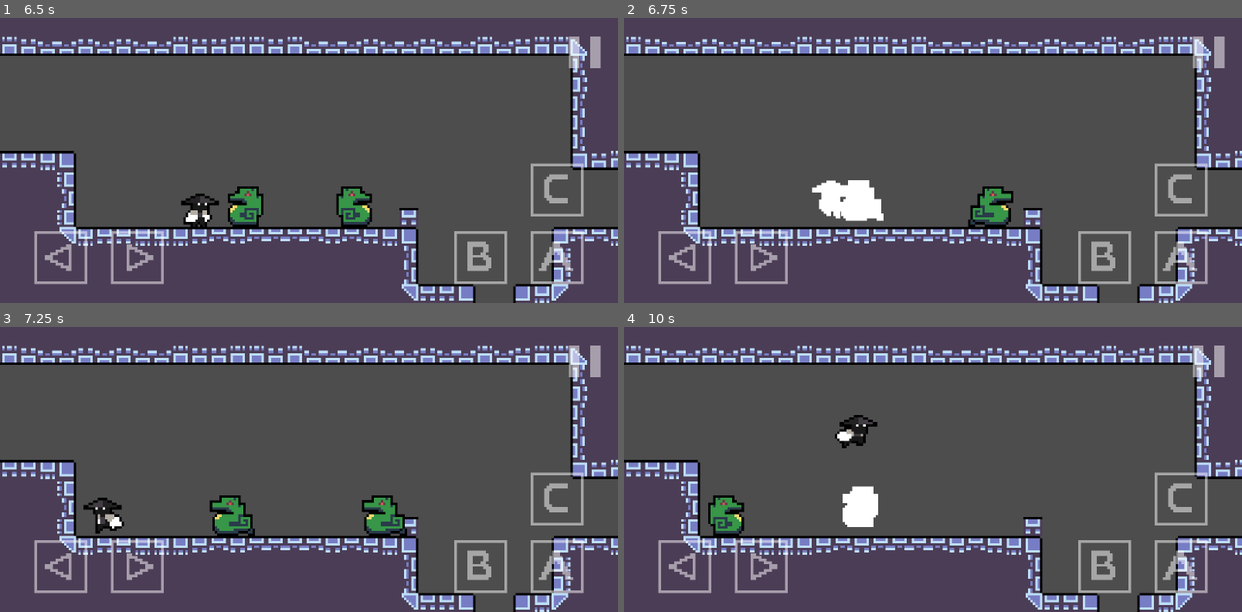
Above: before the commit, frames 1-4 (two rows, left to right).
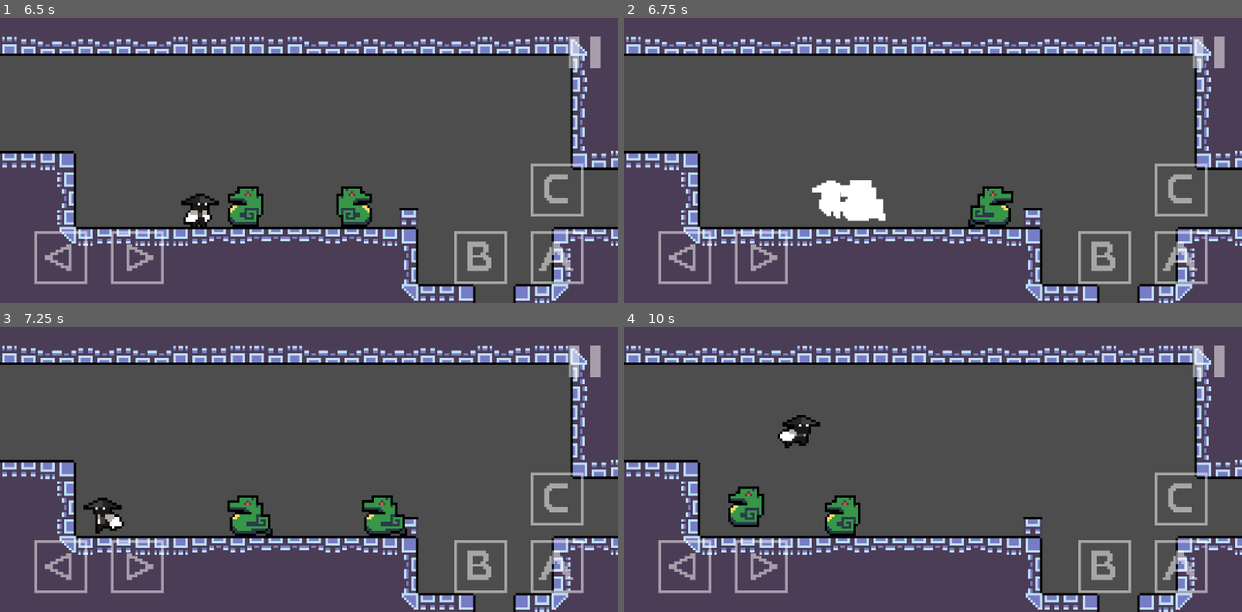
Above: after the commit, the same moments.

Repository: mowen88/mv_v1.1
Game: Godot game, scene res://states/splash_state/splash_state.tscn
Same seed, same stepped clock (60 frames per second), same inputs: the game is played once before the commit and once after it.
Inputs:
- Up to frame 1 (6.5 s): tap Enter at 0.5 s; hold X (attack) 0.53-1.28 s; hold Right (move_right) 0.53-2.03 s; tap Z (jump) at 0.77, 1.52, 3.77, 4.52, 5.27 s; tap X (attack) at 1.35, 2.3, 3.6, 5.3 s; hold Left (move_left) 2.03-2.75 s; hold C (shoot) 2.03-2.75 s; click "New Game" at 2.75 s; hold Right (move_right) 3.53-5.03 s; hold X (attack) 4.28-5.03 s; hold Left (move_left) 5.03-5.78 s; tap C (shoot) at 5.1 s; hold Right (move_right) from 5.78 s (still down); hold X (attack) from 5.78 s (still down)
- Up to frame 2 (6.75 s): release Right (move_right) at 6.53 s; release X (attack) at 6.53 s; hold Left (move_left) from 6.53 s (still down); tap X (attack) at 6.6 s
- Up to frame 3 (7.25 s): keep holding Left (move_left); tap Z (jump) at 6.77 s
- Up to frame 4 (10 s): hold C (shoot) 7.28-8.03 s; tap Z (jump) at 7.52, 8.27, 9.77 s; tap X (attack) at 7.55, 8.1, 9.8 s; release Left (move_left) at 8.03 s; hold Right (move_right) from 8.03 s (still down); hold X (attack) 8.78-9.53 s; tap C (shoot) at 9.6 s

Frame 1 is identical in both runs. In frame 2, 0.1% of the frame differs, in the area x 35-43%, y 56-72%; in frame 3, 1.1%; in frame 4, 3.2%, in the area x 13-42%, y 30-74%.

Commit message:
Implemented knockback component and flash

Diff:
--- a/states/world_state/components/flash_component.gd
+++ b/states/world_state/components/flash_component.gd
@@ -1,11 +1,24 @@
 class_name FlashComponent
 extends Node
 
-@export var sprite: AnimatedSprite2D # Assign your Sprite2D or AnimatedSprite2D here
-@export var flash_duration: float = 0.1
+@export var sprite: AnimatedSprite2D
+@export var hurtbox_component: HurtboxComponent
+@export var flash_duration: float = 0.15
+
+func _ready() -> void:
+	if hurtbox_component:
+		# Connect to a wrapper function to handle the signal arguments
+		hurtbox_component.hit_received.connect(_on_hurtbox_hit)
+
+# This wrapper captures the two arguments emitted by the signal
+func _on_hurtbox_hit(_attacker_pos: Vector2, _knockback_force: float) -> void:
+	play_flash()
 
 func play_flash() -> void:
+	if not sprite:
+		return
+
 	# Use 'material' to access the shader parameters
 	sprite.material.set_shader_parameter("flash_active", true)
-	await get_tree().create_timer(0.3).timeout
+	await get_tree().create_timer(flash_duration).timeout
 	sprite.material.set_shader_parameter("flash_active", false)
--- a/states/world_state/components/hurtbox_component.gd
+++ b/states/world_state/components/hurtbox_component.gd
@@ -1,5 +1,6 @@
+
+class_name HurtboxComponent
 extends Area2D
-class_name HurtboxComponent
 
 signal hit_received(attacker_pos: Vector2)
 
@@ -16,9 +17,8 @@
 	if health_component:
 		health_component.damage(amount)
 
-	#var knockback = force/resistance
+	hit_received.emit(attacker_pos, knockback_force)
 
-	hit_received.emit(attacker_pos, knockback_force)
 	start_invincibility()
 	return true
 
--- a/states/world_state/components/knockback_component.gd
+++ b/states/world_state/components/knockback_component.gd
@@ -1,2 +1,26 @@
 class_name KnockbackComponent
 extends Node
+
+@export var actor: CharacterBody2D
+@export var hurtbox_component: HurtboxComponent
+@export var hit_state: State
+@export var knockback_resistance: float = 1.0
+
+func _ready() -> void:
+	if hurtbox_component:
+		# Connect to a wrapper function to handle the signal arguments
+		hurtbox_component.hit_received.connect(_apply_force)
+
+func _apply_force(attacker_pos: Vector2, force: float) -> void:
+	if not actor:
+		return
+
+	# Physics Logic
+	var dir = sign(actor.global_position.x - attacker_pos.x)
+	actor.velocity.x = (dir * force) / knockback_resistance
+	actor.velocity.y = -100
+
+	# State Logic - only happens if FSM exists
+	var fsm = actor.get_node_or_null("FiniteStateMachine")
+	if fsm and hit_state:
+		fsm.change_state(hit_state.name)
--- a/states/world_state/entities/characters/enemies/walker/walker.gd
+++ b/states/world_state/entities/characters/enemies/walker/walker.gd
@@ -9,26 +9,9 @@
 @onready var knockback_component: KnockbackComponent = $KnockbackComponent
 @onready var flash_component: FlashComponent = $FlashComponent
 
-@onready var knockback_resistance: float = 2.0
-
-var last_attacker_pos: Vector2
 
 func _ready() -> void:
 	health_component.died.connect(_on_died)
-	print(health_component.current_health)
-	hurtbox_component.hit_received.connect(_on_hurtbox_received_damage)
-
-func _on_hurtbox_received_damage(attacker_pos:Vector2, knockback_force:float):
-	last_attacker_pos = attacker_pos
-	fsm.change_state("WalkerHit")
-	flash_component.play_flash()
-	apply_knockback(attacker_pos, knockback_force)
-
-func apply_knockback(attacker_pos:Vector2, knockback_force:float) -> void:
-	var dir = sign(global_position.x - attacker_pos.x)
-	var final_force = knockback_force/knockback_resistance
-	velocity.x = dir * final_force
-	velocity.y = -100
 
 #Testing with input - to be deleted for shipping !!!!
 func _unhandled_input(event: InputEvent) -> void:
--- a/states/world_state/entities/characters/enemies/walker/walker.tscn
+++ b/states/world_state/entities/characters/enemies/walker/walker.tscn
@@ -113,10 +113,14 @@
 [node name="MoveComponent" parent="." unique_id=235093058 instance=ExtResource("8_ctpbx")]
 speed = 25.0
 
-[node name="KnockbackComponent" parent="." unique_id=384703253 instance=ExtResource("10_gsglv")]
+[node name="KnockbackComponent" parent="." unique_id=384703253 node_paths=PackedStringArray("actor", "hurtbox_component", "hit_state") instance=ExtResource("10_gsglv")]
+actor = NodePath("..")
+hurtbox_component = NodePath("../HurtboxComponent")
+hit_state = NodePath("../FiniteStateMachine/WalkerHit")
 
-[node name="FlashComponent" parent="." unique_id=664279283 node_paths=PackedStringArray("sprite") instance=ExtResource("11_mmfun")]
+[node name="FlashComponent" parent="." unique_id=664279283 node_paths=PackedStringArray("sprite", "hurtbox_component") instance=ExtResource("11_mmfun")]
 sprite = NodePath("../AnimatedSprite2D")
+hurtbox_component = NodePath("../HurtboxComponent")
 
 [node name="HurtboxComponent" parent="." unique_id=580697701 node_paths=PackedStringArray("health_component") instance=ExtResource("9_ctpbx")]
 health_component = NodePath("../HealthComponent")
--- a/states/world_state/entities/characters/player/player.gd
+++ b/states/world_state/entities/characters/player/player.gd
@@ -14,14 +14,8 @@
 @onready var flash_component: FlashComponent = $FlashComponent
 
 @onready var sword = $SwordScene
-@onready var knockback_resistance: float = 1.0
-
-var last_attacker_pos: Vector2
 
 var jump_counter: int = 0
-
-func _ready() -> void:
-	hurtbox_component.hit_received.connect(_on_hurtbox_received_damage)
 
 func flash_player() -> void:
 	flash_component.play_flash()
@@ -35,18 +29,6 @@
 	# If not input locked, set direction as per the relevant input
 	move_component.direction = Input.get_axis("move_left", "move_right")
 
-func _on_hurtbox_received_damage(attacker_pos:Vector2, knockback_force:float):
-	last_attacker_pos = attacker_pos
-	fsm.change_state("PlayerHit")
-	flash_component.play_flash()
-	apply_knockback(attacker_pos, knockback_force)
-
-func apply_knockback(attacker_pos:Vector2, knockback_force:float) -> void:
-	var dir = sign(global_position.x - attacker_pos.x)
-	var final_force = knockback_force/knockback_resistance
-	velocity.x = dir * final_force
-	velocity.y = -100
-
 # Testing inputs - not to be shipped !!!!
 func _unhandled_input(event: InputEvent) -> void:
 	if InputManager.input_lock:
--- a/states/world_state/entities/characters/player/player.tscn
+++ b/states/world_state/entities/characters/player/player.tscn
@@ -309,12 +309,14 @@
 [node name="HealthComponent" parent="." unique_id=1333011245 instance=ExtResource("17_yrv70")]
 max_health = 5
 
-[node name="KnockbackComponent" parent="." unique_id=384703253 node_paths=PackedStringArray("actor") instance=ExtResource("20_g11l2")]
+[node name="KnockbackComponent" parent="." unique_id=384703253 node_paths=PackedStringArray("actor", "hurtbox_component", "hit_state") instance=ExtResource("20_g11l2")]
 actor = NodePath("..")
-force = 50.0
-
-[node name="FlashComponent" parent="." unique_id=664279283 node_paths=PackedStringArray("sprite") instance=ExtResource("21_edub2")]
+hurtbox_component = NodePath("../HurtboxComponent")
+hit_state = NodePath("../FiniteStateMachine/PlayerHit")
+
+[node name="FlashComponent" parent="." unique_id=664279283 node_paths=PackedStringArray("sprite", "hurtbox_component") instance=ExtResource("21_edub2")]
 sprite = NodePath("../AnimatedSprite2D")
+hurtbox_component = NodePath("../HurtboxComponent")
 
 [node name="HurtboxComponent" parent="." unique_id=580697701 node_paths=PackedStringArray("health_component") instance=ExtResource("19_g11l2")]
 collision_layer = 2
